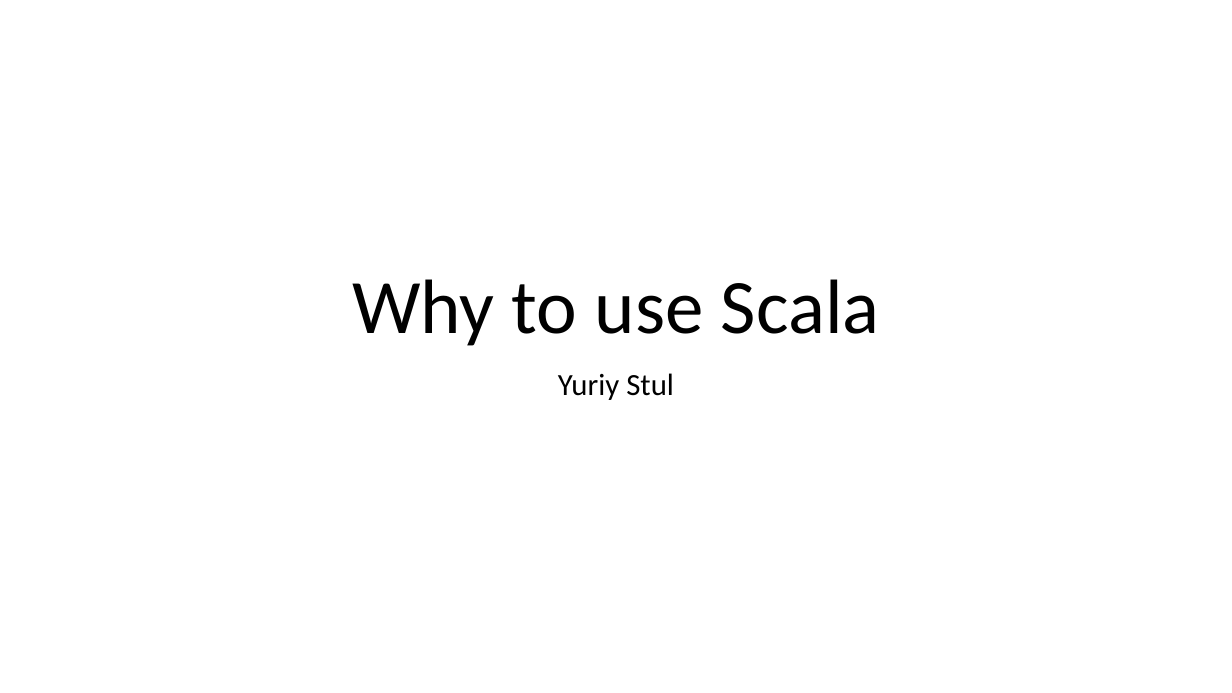
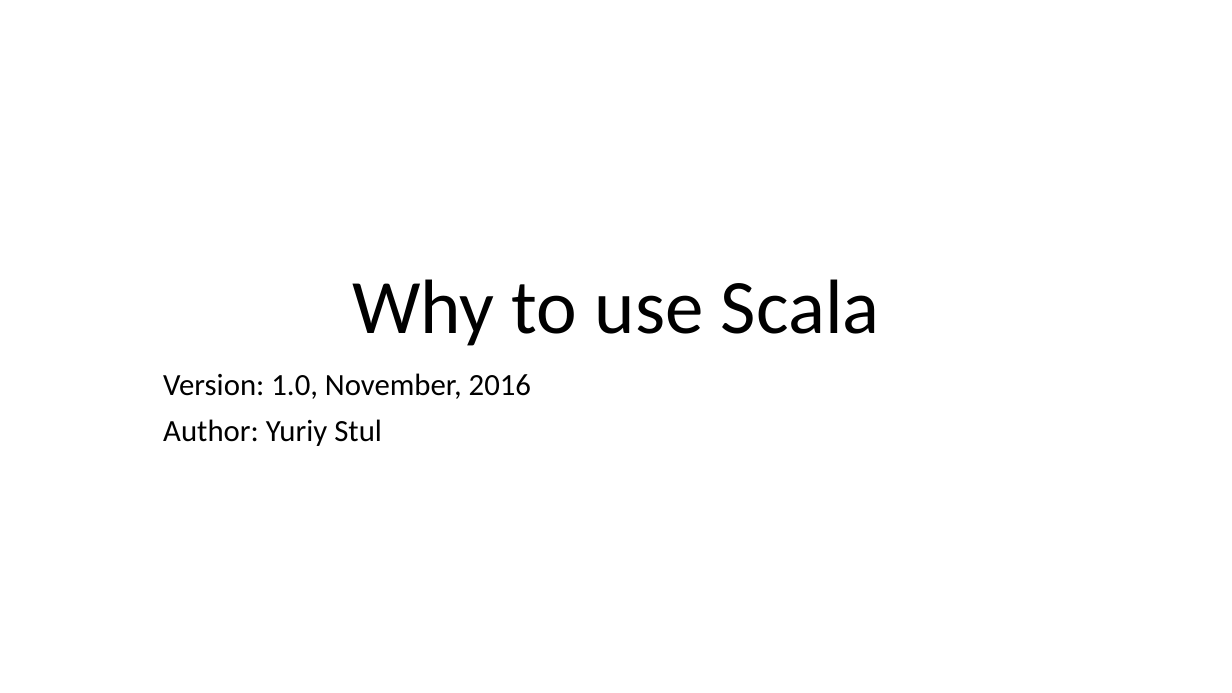
Before and after one commit to ysden123/scala-presentation, a slide deck: slide 1 of scala-presentation.pptx. Drawn at 1232x693 pixels with LibreOffice and Linux fonts; fonts in the diff are those of the drawing. Boxes give left, top, right and bottom in pixels: in the first picture for what was removed or moved away, otherwise in the second. Text is boxed around its words. In the diff, an @@ line names an element or a change of style, - is before the commit and + after.

Commit message:
1.0

```diff
--- a/scala-presentation.pptx
+++ b/scala-presentation.pptx
@@ subtitle at (x1=163, y1=373, x2=531, y2=446): text changed @@
-Yuriy Stul
+Version: 1.0, November, 2016
+Author: Yuriy Stul
```
Also in this commit, not shown: 1 slide added.
